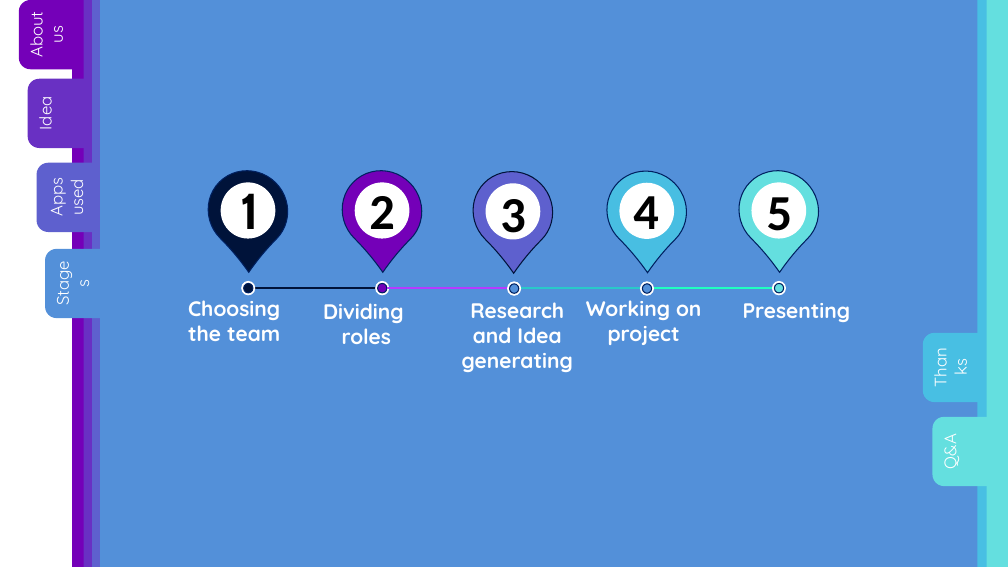
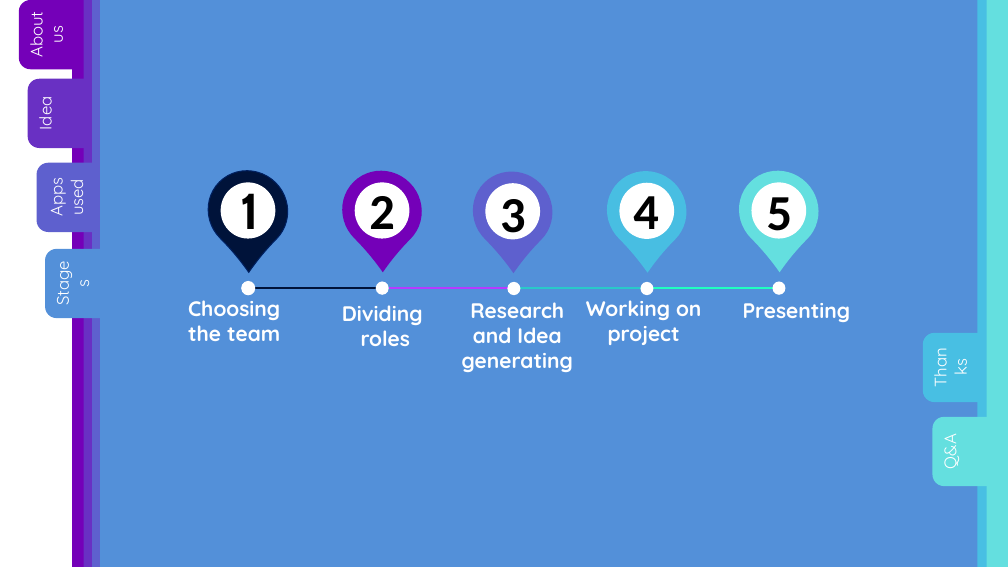
Before and after one commit to mssevov18/AquaMarine-Project, a slide deck: slide 5 of Presentation and Documentation/Presentation.pptx. Drawn at 1008x567 pixels with LibreOffice and Linux fonts; fonts in the diff are those of the drawing. Boxes give left, top, right and bottom in pixels: in the first picture for what was removed or moved away, otherwise in the second. Text is boxed around its words. In the diff, an @@ line names an element or a change of style, - is before the commit and + after.

```diff
--- a/Presentation and Documentation/Presentation.pptx
+++ b/Presentation and Documentation/Presentation.pptx
@@ teardrop at [456, 155, 569, 268]: outline #00133A 1 pt to none @@
@@ outline #002060 1 pt to none in 3 elements at [325, 154, 438, 267], [591, 155, 704, 268], [722, 154, 835, 267] @@
@@ ellipse removed at [243, 284, 253, 293] @@
@@ text "Dividing": place and size @@
-text "Dividing" at [323, 303, 404, 344]
+text "Dividing" at [342, 305, 423, 346]
@@ ellipse removed at [377, 284, 386, 293] @@
@@ outline #FFFFFF 1 pt to none in 4 elements at [376, 281, 389, 295], [640, 282, 653, 296], [773, 281, 786, 295], [507, 282, 520, 296] @@
@@ ellipse removed at [510, 284, 519, 293] @@
@@ ellipse removed at [643, 284, 652, 293] @@
@@ ellipse removed at [774, 284, 783, 293] @@
```
Also in this commit, not shown: 3 other slides changed.
